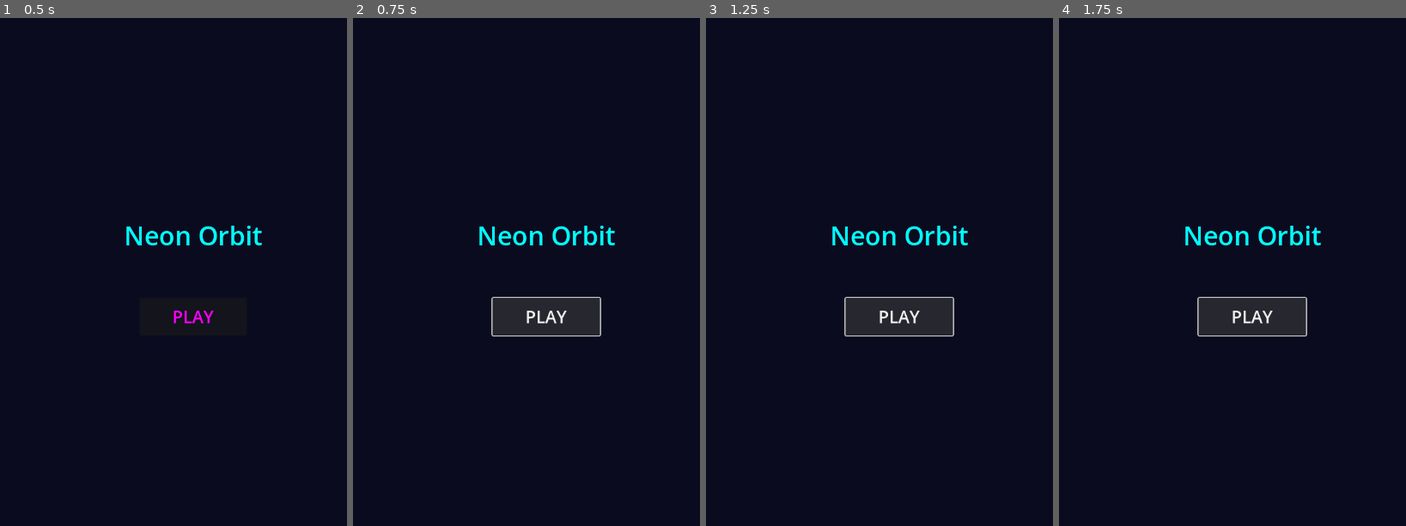
Above: before the commit, frames 1-4 (left to right).
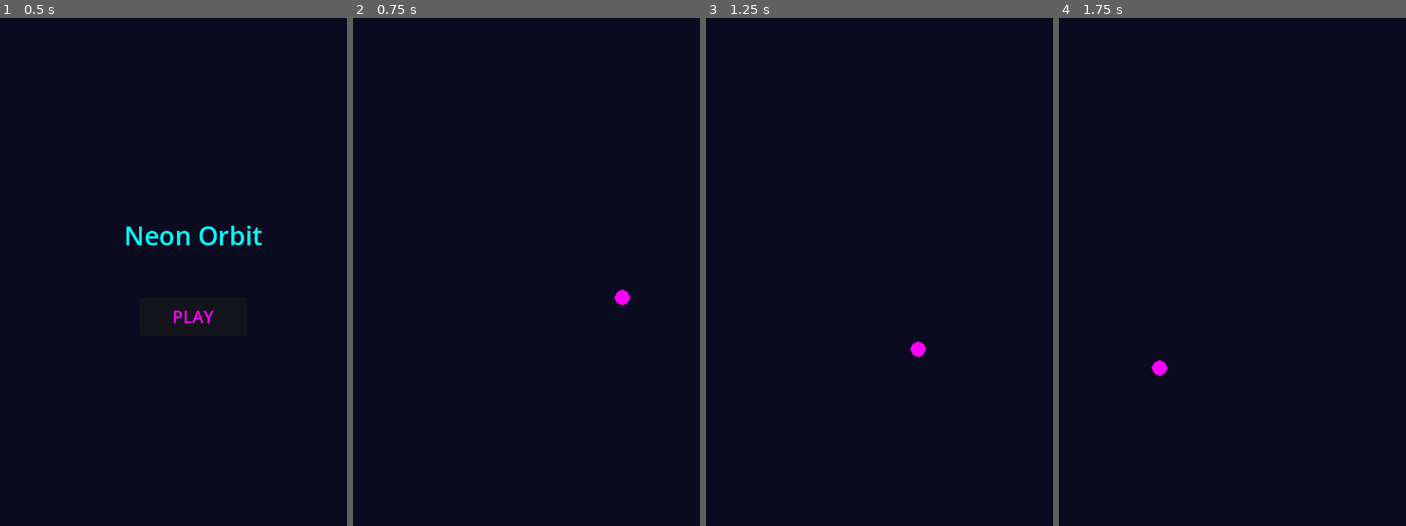
Above: after the commit, the same moments.

Repository: Spacesqueezer/AI_game_maybe
Game: Godot game, scene res://scenes/main_menu.tscn
The game is run twice, just before and just after one commit, with the same random seed, the same clock (stepped at 60 frames per second) and the same inputs.
Inputs (mouse positions are in pixels of both pictures, inside the frame that each line leads up to):
- Up to frame 1 (0.5 s): no input
- Up to frame 2 (0.75 s): click "PLAY" at 0.5 s
- Up to frame 3 (1.25 s): no input
- Up to frame 4 (1.75 s): click (1253, 317) at 1.25 s, where only the run before the commit has a clickable "PLAY"

Frame 1 is identical in both runs. In frame 2, 3.2% of the frame differs, in the area x 36-80%, y 40-63%; in frame 3, 3.2%; in frame 4, 3.2%.

Commit message:
Implement core player mechanics and game scene
* Create game.tscn and game.gd to draw orbits and handle the main camera.
* Create player.tscn and player.gd with one-tap jump mechanic and circular movement.
* Update main_menu.gd and main_menu.tscn to connect the Play button to the game scene.
* Add .gitignore to avoid committing Godot artifacts or binaries.

Co-authored-by: Spacesqueezer <86262998+Spacesqueezer@users.noreply.github.com>

Diff:
--- /dev/null
+++ b/scenes/game.tscn
@@ -0,0 +1,18 @@
+[gd_scene load_steps=2 format=3 uid="uid://game_scene_id"]
+
+[ext_resource type="Script" path="res://scripts/game.gd" id="1_script"]
+[ext_resource type="PackedScene" uid="uid://player_scene_id" path="res://scenes/player.tscn" id="2_player"]
+
+[node name="Game" type="Node2D"]
+script = ExtResource("1_script")
+
+[node name="ColorRect" type="ColorRect" parent="."]
+offset_left = -1000.0
+offset_top = -1500.0
+offset_right = 1000.0
+offset_bottom = 1500.0
+color = Color(0.0431373, 0.0431373, 0.12549, 1)
+
+[node name="Camera2D" type="Camera2D" parent="."]
+
+[node name="Player" parent="." instance=ExtResource("2_player")]
--- a/scenes/main_menu.tscn
+++ b/scenes/main_menu.tscn
@@ -1,6 +1,8 @@
-[gd_scene load_steps=1 format=3 uid="uid://c6b6s1n4m3p"]
+[gd_scene load_steps=2 format=3 uid="uid://c6b6s1n4m3p"]
+[ext_resource type="Script" path="res://scripts/main_menu.gd" id="1_script"]
 
 [node name="MainMenu" type="Control"]
+script = ExtResource("1_script")
 layout_mode = 3
 anchors_preset = 15
 anchor_right = 1.0
--- /dev/null
+++ b/scenes/player.tscn
@@ -0,0 +1,16 @@
+[gd_scene load_steps=3 format=3 uid="uid://player_scene_id"]
+
+[ext_resource type="Script" path="res://scripts/player.gd" id="1_script"]
+
+[sub_resource type="CircleShape2D" id="CircleShape2D_player"]
+radius = 15.0
+
+[node name="Player" type="Area2D"]
+script = ExtResource("1_script")
+
+[node name="CollisionShape2D" type="CollisionShape2D" parent="."]
+shape = SubResource("CircleShape2D_player")
+
+[node name="Visual" type="Polygon2D" parent="."]
+color = Color(1, 0, 1, 1)
+polygon = PackedVector2Array(0, -15, 10, -10, 15, 0, 10, 10, 0, 15, -10, 10, -15, 0, -10, -10)
--- /dev/null
+++ b/scripts/game.gd
@@ -0,0 +1,11 @@
+extends Node2D
+
+const ORBIT_COUNT = 4
+const MIN_RADIUS = 150.0
+const ORBIT_SPACING = 100.0
+
+func _draw():
+	# Draw orbits
+	for i in range(ORBIT_COUNT):
+		var radius = MIN_RADIUS + i * ORBIT_SPACING
+		draw_arc(Vector2.ZERO, radius, 0, TAU, 64, Color(0, 1, 1, 0.2), 4.0, true)
--- /dev/null
+++ b/scripts/main_menu.gd
@@ -0,0 +1,10 @@
+extends Control
+
+func _ready():
+	# Connect the play button if it exists
+	var play_button = $PlayButton
+	if play_button:
+		play_button.pressed.connect(_on_play_button_pressed)
+
+func _on_play_button_pressed():
+	get_tree().change_scene_to_file("res://scenes/game.tscn")
--- /dev/null
+++ b/scripts/player.gd
@@ -0,0 +1,34 @@
+extends Area2D
+
+const MIN_RADIUS = 150.0
+const ORBIT_SPACING = 100.0
+const ORBIT_COUNT = 4
+
+var current_orbit_index = 0
+var angle = 0.0
+var speed = 2.0 # Radians per second
+var direction = 1 # 1 for clockwise, -1 for counter-clockwise
+
+func _ready():
+	_update_position()
+
+func _process(delta):
+	angle += speed * direction * delta
+	_update_position()
+
+func _input(event):
+	if event is InputEventScreenTouch and event.pressed:
+		_jump()
+	elif event is InputEventMouseButton and event.button_index == MOUSE_BUTTON_LEFT and event.pressed:
+		_jump()
+
+func _jump():
+	current_orbit_index += 1
+	if current_orbit_index >= ORBIT_COUNT:
+		current_orbit_index = 0
+		direction *= -1 # Reverse direction on reaching the outer edge and resetting
+	_update_position()
+
+func _update_position():
+	var radius = MIN_RADIUS + current_orbit_index * ORBIT_SPACING
+	position = Vector2(cos(angle), sin(angle)) * radius
Not shown, added: .gitignore
